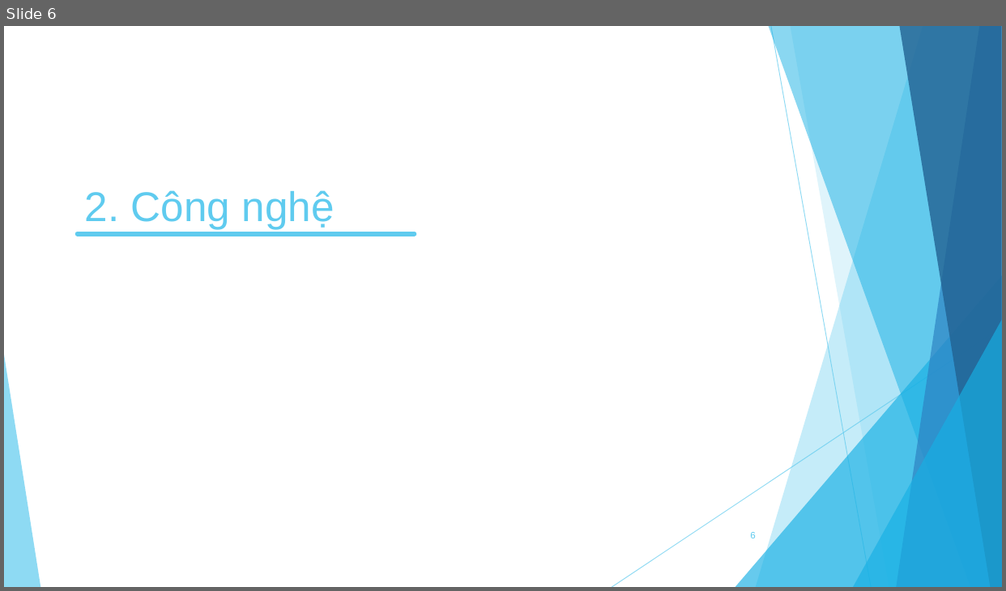
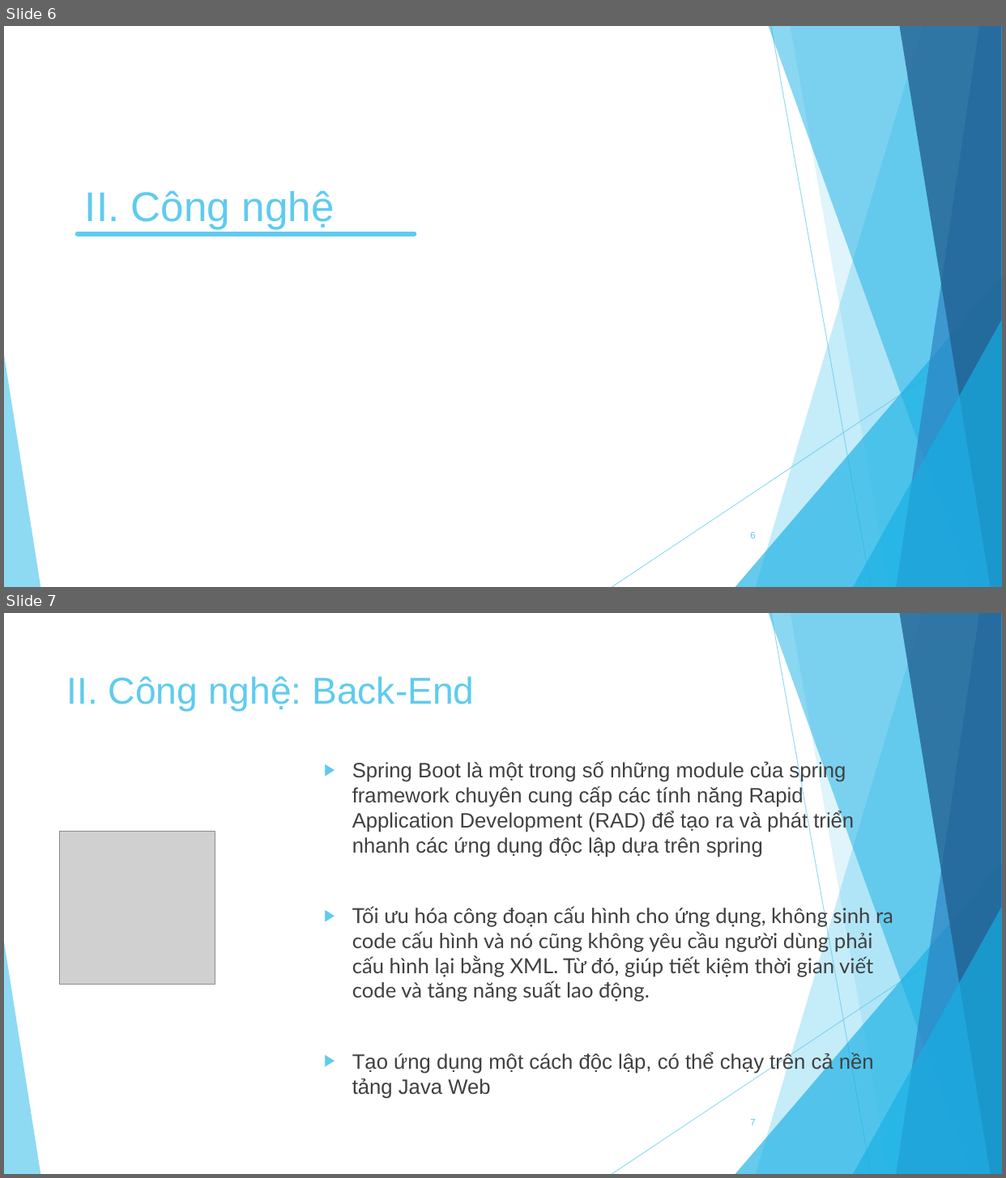
Before and after one commit to DuyK13/Rent-car-project, a slide deck: Tai_Lieu/Nhom14_KhoaLuan_Slide.pptx. Shown one above the other, each under a label of ours: slide 6 before the commit, slides 6 and 7 after it. The pictures are 1006x591 and 1006x1178 pixels, drawn with LibreOffice and Linux fonts; fonts in the diff are those of the drawing; grey boxes stand for pictures. Boxes give left, top, right and bottom in pixels: in the first picture for what was removed or moved away, otherwise in the second. Text is boxed around its words. In the diff, an @@ line names an element or a change of style, - is before the commit and + after.

```diff
--- a/Tai_Lieu/Nhom14_KhoaLuan_Slide.pptx
+++ b/Tai_Lieu/Nhom14_KhoaLuan_Slide.pptx
@@ slide 7 added at (x1=4, y1=613, x2=1002, y2=1174), background #FFFFFF; not listed: 10 template elements that a slide beside it also shows @@
@@ title added at (x1=67, y1=676, x2=474, y2=712), 36 pt, text #5FCBEF @@
+II. Công nghệ: Back-End
@@ text added at (x1=352, y1=760, x2=893, y2=1099), 20 pt, text #404040 @@
+▶ Spring Boot là một trong số những module của spring framework chuyên cung cấp các tính năng Rapid Application Development (RAD) để tạo ra và phát triển nhanh các ứng dụng độc lập dựa trên spring
+▶ Tối ưu hóa công đoạn cấu hình cho ứng dụng, không sinh ra code cấu hình và nó cũng không yêu cầu người dùng phải cấu hình lại bằng XML. Từ đó, giúp tiết kiệm thời gian viết code và tăng năng suất lao động.
+▶ Tạo ứng dụng một cách độc lập, có thể chạy trên cả nền tảng Java Web
@@ picture added at (x1=59, y1=832, x2=215, y2=984) @@
@@ page number added at (x1=750, y1=1119, x2=755, y2=1126), 9 pt, text #5FCBEF @@
+7
@@ slide 6 changed as well @@
@@ title at (x1=85, y1=190, x2=334, y2=229): text changed @@
-2. Công nghệ
+II. Công nghệ
```
Also in this commit, not shown: 9 other slides changed, 12 other slides added, 6 slides removed, 14 other files.
